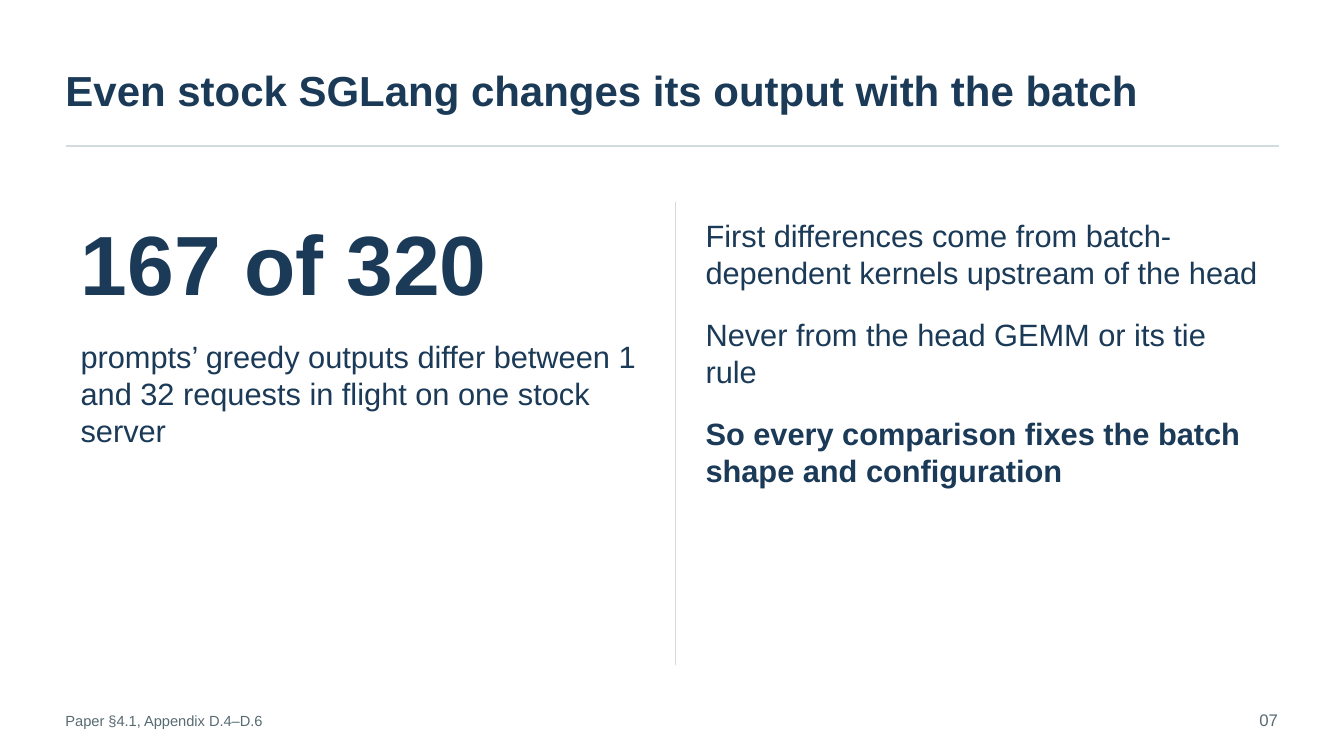
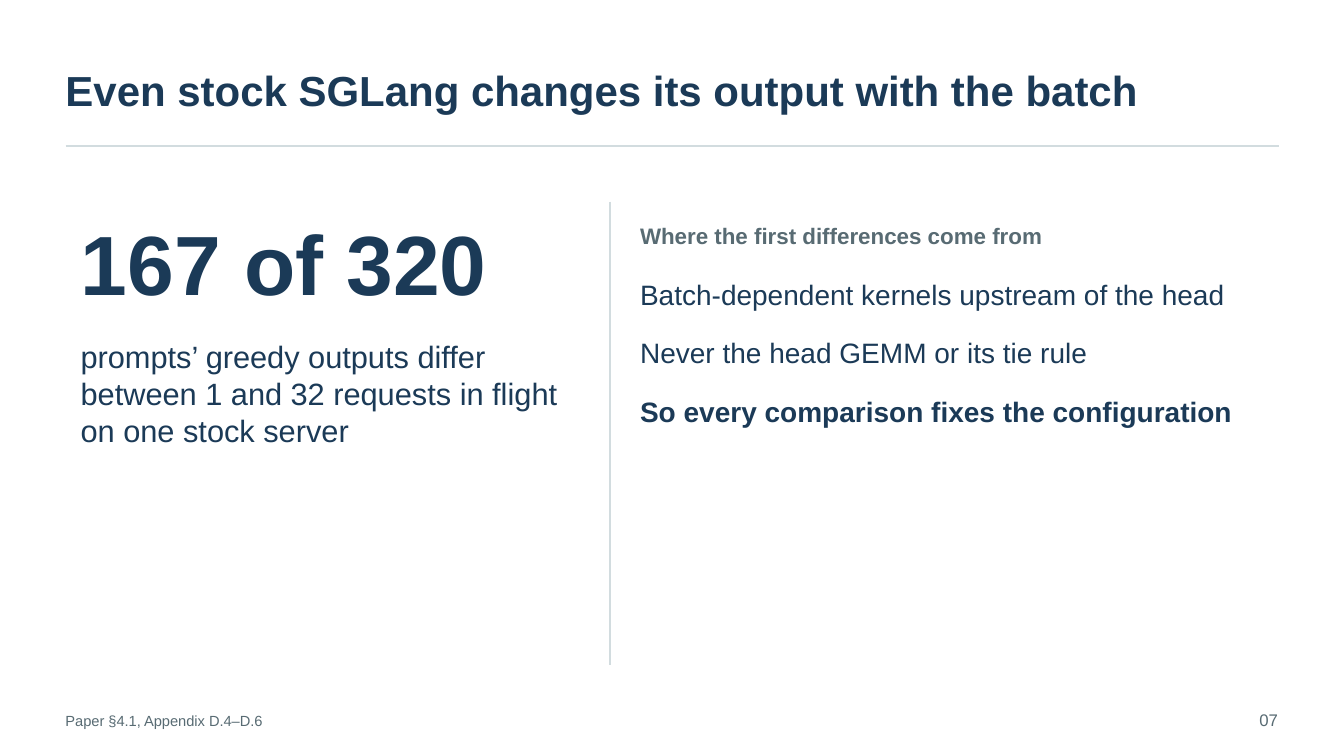
Before and after one commit to SamMausberg/verified-progress, a slide deck: slide 7 of presentation/verifier_paper_talk.pptx. Drawn at 1344x756 pixels with LibreOffice and Linux fonts; fonts in the diff are those of the drawing. Boxes give left, top, right and bottom in pixels: in the first picture for what was removed or moved away, otherwise in the second. Text is boxed around its words. In the diff, an @@ line names an element or a change of style, - is before the commit and + after.

Commit message:
Talk slides: rebuild against the paper on main (1c19cd5)
Every number is checked against the merged paper and evidence at 1c19cd5:
16-token DFlash's certified head at one request is 1.013 (+1.3%), the
check-mode counts are checked positions, and backbone routing at c = 1
is 1.034. The closing slide now says what the Conclusion says: the same
design could apply to other kernels; only the head was tested.

Layout fixes from the review of the previous version: label collisions
on slides 4, 10, 11 and B12, one ink label for both DFlash arms on slide
15, the scope of transport's skip on slide 12, "below its declared
range" on slide 14, and one line per statement on slides 7, 14, 16 and
17. The README names 1c19cd5 as the commit the deck reflects.

```diff
--- a/presentation/verifier_paper_talk.pptx
+++ b/presentation/verifier_paper_talk.pptx
@@ line moved from (676, 202) - (676, 665) to (610, 202) - (610, 665) @@
@@ text added at (640,228,1042,244), 16 pt, text #586B73, bold @@
+Where the first differences come from
@@ text "prompts’ greedy outputs differ between ..." rewrapped from (81,345,636,443) to (81,345,557,443) @@
@@ text at (640,342,1232,427): text changed; size 22 to 20 pt @@
-First differences come from batch-dependent kernels upstream of the head
-Never from the head GEMM or its tie rule
-So every comparison fixes the batch shape and configuration
+Batch-dependent kernels upstream of the head
+Never the head GEMM or its tie rule
+So every comparison fixes the configuration
```
Also in this commit, not shown: 13 other slides changed, 2 other files.
